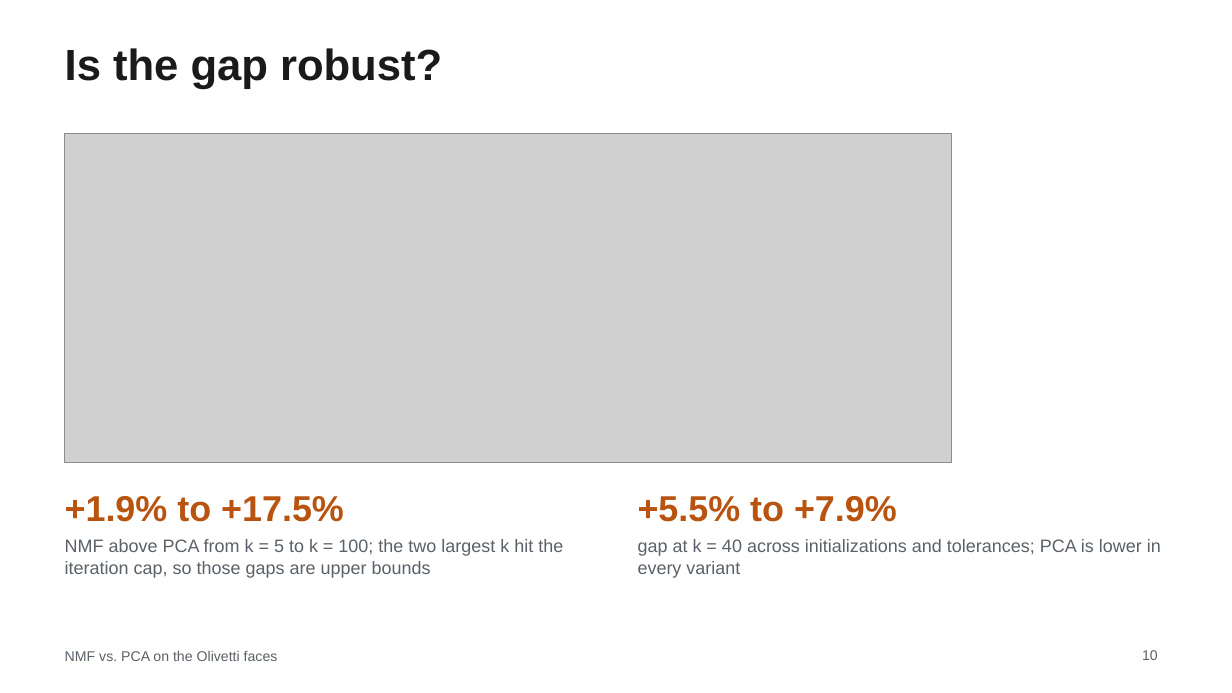
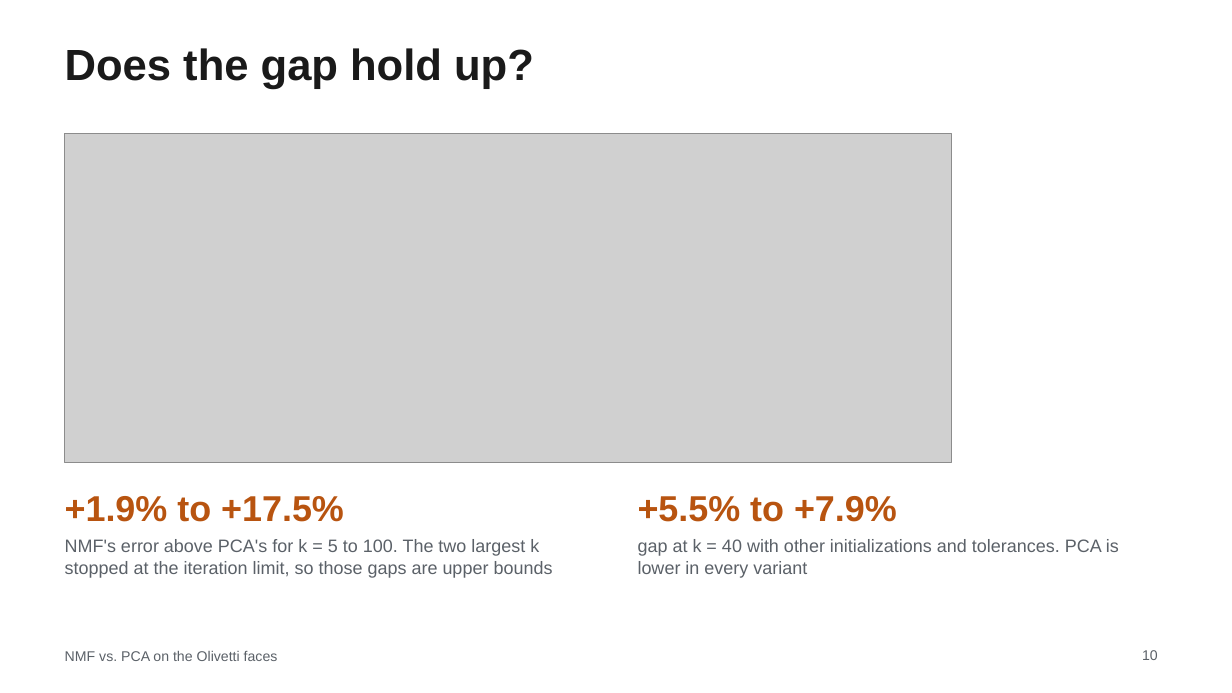
Before and after one commit to MachineWJQ6657/pca-vs-nmf, a slide deck: slide 10 of slides/STOR565_Slides.pptx. Drawn at 1232x693 pixels with LibreOffice and Linux fonts; fonts in the diff are those of the drawing; grey boxes stand for pictures. Boxes give left, top, right and bottom in pixels: in the first picture for what was removed or moved away, otherwise in the second. Text is boxed around its words. In the diff, an @@ line names an element or a change of style, - is before the commit and + after.

```diff
--- a/slides/STOR565_Slides.pptx
+++ b/slides/STOR565_Slides.pptx
@@ title at box(65, 48, 534, 89): text changed @@
-Is the gap robust?
+Does the gap hold up?
@@ text at box(65, 539, 553, 578): text changed @@
-NMF above PCA from k = 5 to k = 100; the two largest k hit the iteration cap, so those gaps are upper bounds
+NMF's error above PCA's for k = 5 to 100. The two largest k stopped at the iteration limit, so those gaps are upper bounds
@@ text at box(638, 539, 1119, 578): text changed @@
-gap at k = 40 across initializations and tolerances; PCA is lower in every variant
+gap at k = 40 with other initializations and tolerances. PCA is lower in every variant
```
Also in this commit, not shown: 13 other slides changed, 1 other file.
